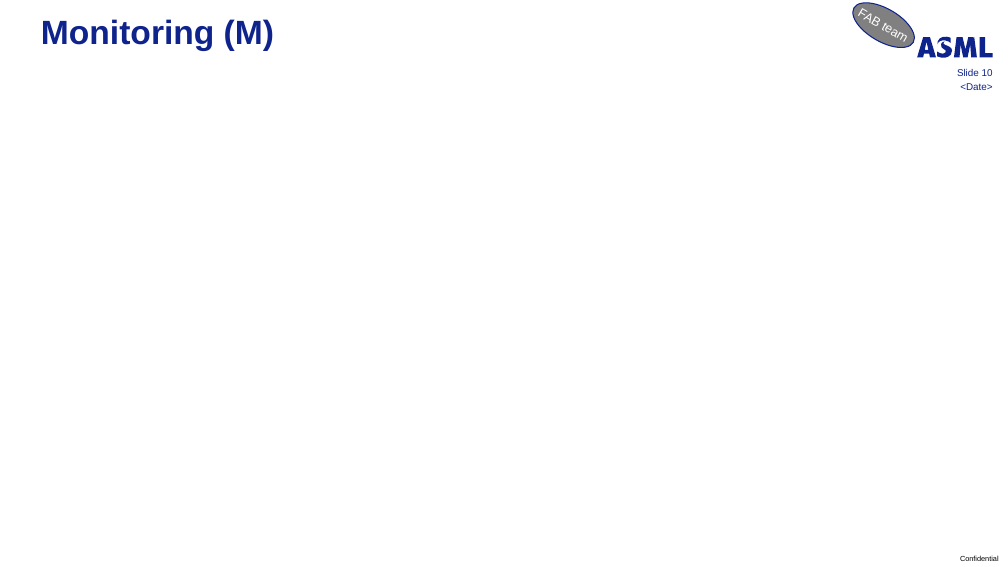
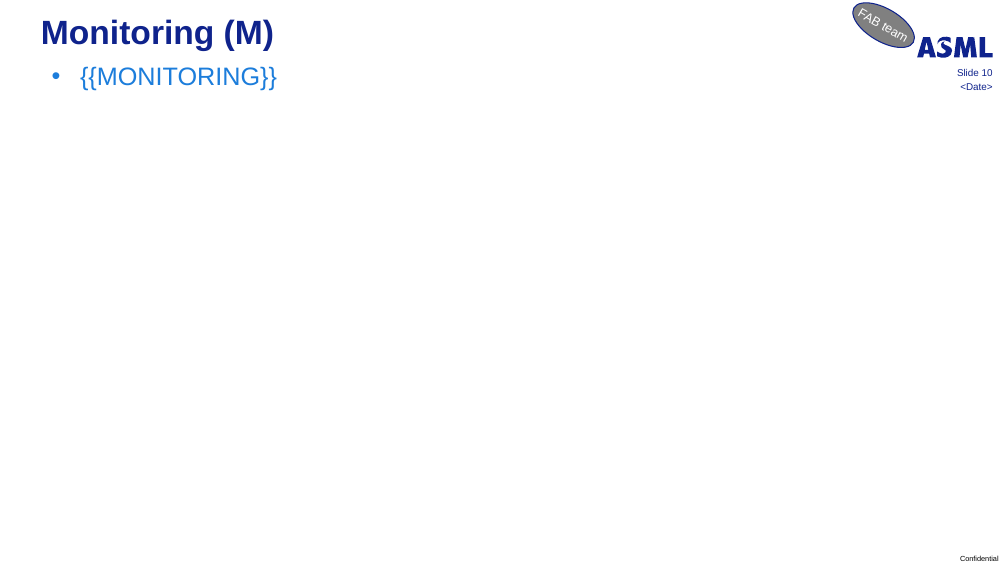
Before and after one commit to nyps1/PCCSIM, a slide deck: slide 10 of ppt_templates/pccim_template.pptx. Drawn at 1008x567 pixels with LibreOffice and Linux fonts; fonts in the diff are those of the drawing; background and template pictures are left out. Boxes give left, top, right and bottom in pixels: in the first picture for what was removed or moved away, otherwise in the second. Text is boxed around its words. In the diff, an @@ line names an element or a change of style, - is before the commit and + after.

Commit message:
Submite a example and export ppt first the basic info is correct, and next to do is where the attach image can place, and need to add a column to already done ppt need to user text basic info and add the ppt

```diff
--- a/ppt_templates/pccim_template.pptx
+++ b/ppt_templates/pccim_template.pptx
@@ text added at bbox=[80, 66, 277, 91], 24 pt, text #1C7DDB @@
+• {{MONITORING}}
```
Also in this commit, not shown: 7 other slides changed, 2 other files.
